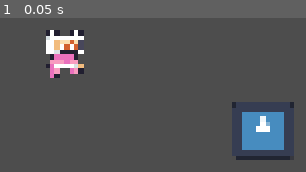
Above: before the commit, frame 1.
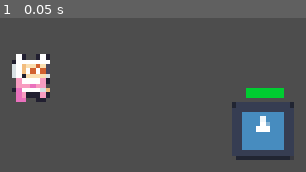
Above: after the commit, the same moment.

Repository: CARLFHG/PARSUA
Game: Godot game, scene res://damage.tscn
Two runs of this game, one before a commit and one after it. Both use one fixed random seed, a clock stepped at 60 frames per second and the inputs below. This scene is started directly instead of the project's main scene. The engine's default icon, where the game draws it, is replaced by a stand-in: a white triangle on a blue panel in a dark square.
Inputs:
- Up to frame 1 (0.05 s): no input

The runs differ from the first frame. In frame 1, 7.1% of the frame differs, in the area x 3-93%, y 7-55%.
Error after the commit: Invalid access to property or key 'size' on a base object of type 'null instance'. (res://area_2d_2.gd:35)

Commit message:
flickering and nawawala pag namatay (hp bar ayaw gumana)

Diff:
--- a/area_2d.gd
+++ b/area_2d.gd
@@ -1,7 +1,8 @@
 extends Area2D
 
 @export var drag_scale_multiplier := 1.3
-@export var damage := 25  # damage applied on drop
+@export var damage := 10
+@export var damage_cooldown := 0.3
 
 @onready var sprite: Sprite2D = $Sprite2D
 
@@ -9,61 +10,57 @@
 var original_position: Vector2
 var original_scale: Vector2
 var grab_offset: Vector2
-var hovered_target: Area2D = null
+var can_damage := true
 
 func _ready():
 	input_pickable = true
 	original_position = global_position
 	original_scale = sprite.scale
+	area_entered.connect(_on_area_entered)
 
 func _unhandled_input(event):
 	if event is InputEventMouseButton and event.button_index == MOUSE_BUTTON_LEFT:
 		if event.pressed:
-			if is_mouse_over():
-				start_drag(event.position)
+			if _is_mouse_over():
+				_start_drag(event.position)
 		else:
 			if dragging:
-				end_drag()
+				_end_drag()
 
 func _process(delta):
 	if dragging:
 		global_position = get_global_mouse_position() - grab_offset
-		_update_hovered_target()
 
-func start_drag(mouse_pos: Vector2):
+func _start_drag(mouse_pos: Vector2):
 	dragging = true
 	grab_offset = mouse_pos - global_position
 	sprite.scale = original_scale * drag_scale_multiplier
-	hovered_target = null
 
-func end_drag():
+func _end_drag():
 	dragging = false
 	sprite.scale = original_scale
-	if hovered_target != null:
-		hovered_target.take_damage(damage)
-		print("Damage inflicted to ", hovered_target)
 	global_position = original_position
-	hovered_target = null
 
-func is_mouse_over() -> bool:
-	var space_state = get_world_2d().direct_space_state
+func _on_area_entered(area: Area2D):
+	if not dragging:
+		return
+
+	if not can_damage:
+		return
+
+	if area.has_method("take_damage"):
+		can_damage = false
+		area.take_damage(damage)
+		await get_tree().create_timer(damage_cooldown).timeout
+		can_damage = true
+
+func _is_mouse_over() -> bool:
+	var space = get_world_2d().direct_space_state
 	var query := PhysicsPointQueryParameters2D.new()
 	query.position = get_global_mouse_position()
 	query.collide_with_areas = true
-	var results = space_state.intersect_point(query)
-	for result in results:
-		if result.collider == self:
+
+	for hit in space.intersect_point(query):
+		if hit.collider == self:
 			return true
 	return false
-
-func _update_hovered_target():
-	var space_state = get_world_2d().direct_space_state
-	var query := PhysicsPointQueryParameters2D.new()
-	query.position = global_position
-	query.collide_with_areas = true
-	var results = space_state.intersect_point(query)
-	hovered_target = null
-	for result in results:
-		if result.collider.has_method("take_damage"):
-			hovered_target = result.collider
-			return
--- a/area_2d_2.gd
+++ b/area_2d_2.gd
@@ -3,50 +3,43 @@
 @export var max_health := 100
 var health := max_health
 
-@onready var health_bar := $HealthBar
-@onready var sprite := $Sprite2D
+@onready var sprite: Sprite2D = $Sprite2D
+@onready var bar_bg: ColorRect = $HealthBarBG
+@onready var bar: ColorRect = $HealthBarBG/HealthBar
 
-var flicker_time := 0.1  # seconds per flicker
-var flicker_count_total := 4
-var flicker_timer := 0.0
-var flicker_phase := false
-var flicker_count := 0
+@export var flicker_times := 4
+@export var flicker_interval := 0.08
+
 var flickering := false
 
 func _ready():
-	_update_health_bar()
+	_update_bar()
 
-func take_damage(amount: int) -> void:
+func take_damage(amount: int):
+	if flickering:
+		return
+
+
 	health -= amount
 	health = max(health, 0)
-	_update_health_bar()
-	_start_flicker()
 
-	if health == 0:
-		_die()
+	_update_bar()
+	_flicker()
 
-func _update_health_bar() -> void:
-	if health_bar:
-		health_bar.value = health / max_health * 100
+	if health <= 0:
+		queue_free()
 
-func _start_flicker() -> void:
-	flicker_timer = flicker_time
-	flicker_phase = true
-	flicker_count = flicker_count_total
+func _update_bar():
+	var ratio := float(health) / float(max_health)
+	ratio = clamp(ratio, 0.0, 1.0)
+	bar.size.x = bar_bg.size.x * ratio
+
+
+func _flicker():
 	flickering = true
-
-func _process(delta: float) -> void:
-	if flickering:
-		flicker_timer -= delta
-		if flicker_timer <= 0:
-			flicker_timer = flicker_time
-			flicker_phase = not flicker_phase
-			sprite.visible = flicker_phase
-			flicker_count -= 1
-			if flicker_count <= 0:
-				flickering = false
-				sprite.visible = true
-
-func _die() -> void:
-	print("Target died!")
-	queue_free()
+	for i in flicker_times:
+		sprite.visible = false
+		await get_tree().create_timer(flicker_interval).timeout
+		sprite.visible = true
+		await get_tree().create_timer(flicker_interval).timeout
+	flickering = false
--- a/damage.tscn
+++ b/damage.tscn
@@ -1,11 +1,11 @@
-[gd_scene load_steps=7 format=3 uid="uid://dyvrv2sfio7kl"]
+[gd_scene load_steps=6 format=3 uid="uid://dyvrv2sfio7kl"]
 
 [ext_resource type="PackedScene" uid="uid://daxiuukqt8jln" path="res://dragg.tscn" id="1_rwnek"]
-[ext_resource type="Texture2D" uid="uid://bab434aksyuqe" path="res://images/asssets/Jump (32x32).png" id="2_1nyod"]
 [ext_resource type="Script" uid="uid://bcerivi7fy40" path="res://area_2d_2.gd" id="3_6h7d3"]
 [ext_resource type="Texture2D" uid="uid://d0tbyn4ob8j0l" path="res://main menu bg/icon.svg" id="4_tlpgr"]
 
 [sub_resource type="RectangleShape2D" id="RectangleShape2D_b122d"]
+size = Vector2(40.57892, 44.800007)
 
 [sub_resource type="CircleShape2D" id="CircleShape2D_6h7d3"]
 radius = 38.27532
@@ -22,22 +22,37 @@
 scale = Vector2(0.25657892, 0.25769237)
 texture = ExtResource("4_tlpgr")
 
+[node name="ColorRect" type="ColorRect" parent="Area2D2"]
+anchors_preset = -1
+anchor_bottom = 1.0
+offset_left = 92.210526
+offset_top = 20.676924
+offset_right = 111.57893
+offset_bottom = 25.600012
+size_flags_horizontal = 0
+size_flags_vertical = 0
+color = Color(0.7738521, 2.6255324e-05, 1.3669133e-05, 0.58431375)
+metadata/_edit_use_anchors_ = true
+
+[node name="ColorRect2" type="ColorRect" parent="Area2D2/ColorRect"]
+layout_direction = 2
+layout_mode = 1
+anchors_preset = -1
+offset_left = -0.42104626
+offset_top = -0.49230385
+offset_right = 18.947392
+offset_bottom = 4.923071
+grow_horizontal = 0
+grow_vertical = 2
+color = Color(0, 0.80383587, 0.19190085, 1)
+
 [node name="CollisionShape2D" type="CollisionShape2D" parent="Area2D2"]
+position = Vector2(101.47369, 53.16923)
 shape = SubResource("RectangleShape2D_b122d")
 
-[node name="HealthBar" type="TextureProgressBar" parent="Area2D2"]
-offset_left = -122.947365
-offset_top = -82.21538
-offset_right = 351.05264
-offset_bottom = 183.78462
-
 [node name="Area2D" parent="." instance=ExtResource("1_rwnek")]
+position = Vector2(-24, 41)
 
 [node name="CollisionShape2D2" type="CollisionShape2D" parent="Area2D"]
-position = Vector2(456, 283)
+position = Vector2(334, 289)
 shape = SubResource("CircleShape2D_6h7d3")
-
-[node name="Sprite2D2" type="Sprite2D" parent="Area2D"]
-position = Vector2(453, 278)
-scale = Vector2(2.375, 2.03125)
-texture = ExtResource("2_1nyod")
--- a/dragg.tscn
+++ b/dragg.tscn
@@ -10,10 +10,10 @@
 script = ExtResource("1_cuth2")
 
 [node name="CollisionShape2D" type="CollisionShape2D" parent="."]
-position = Vector2(456, 283)
+position = Vector2(435, 269)
 shape = SubResource("CircleShape2D_yn6ve")
 
 [node name="Sprite2D" type="Sprite2D" parent="."]
-position = Vector2(453, 278)
+position = Vector2(437, 267)
 scale = Vector2(2.375, 2.03125)
 texture = ExtResource("2_1gydj")
